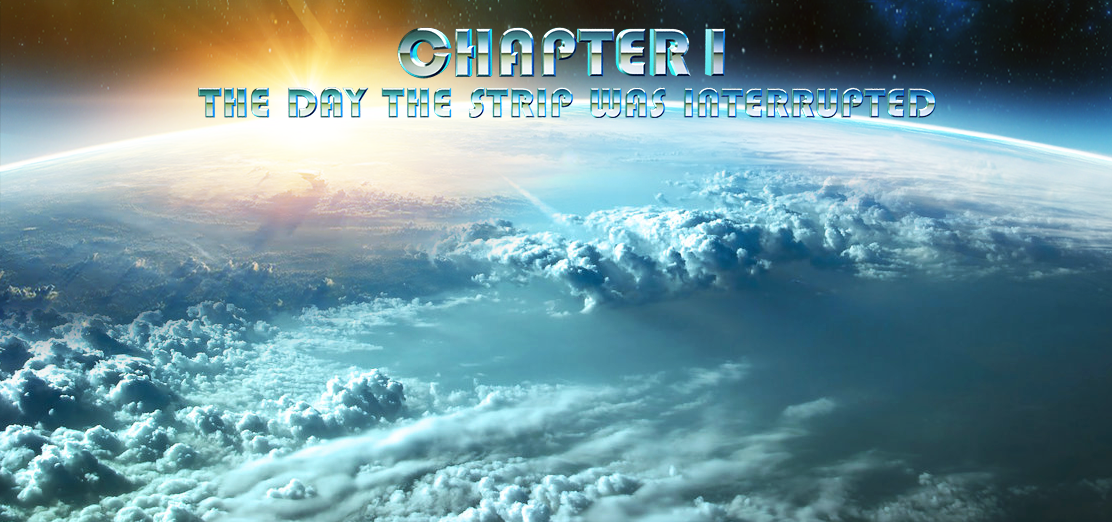
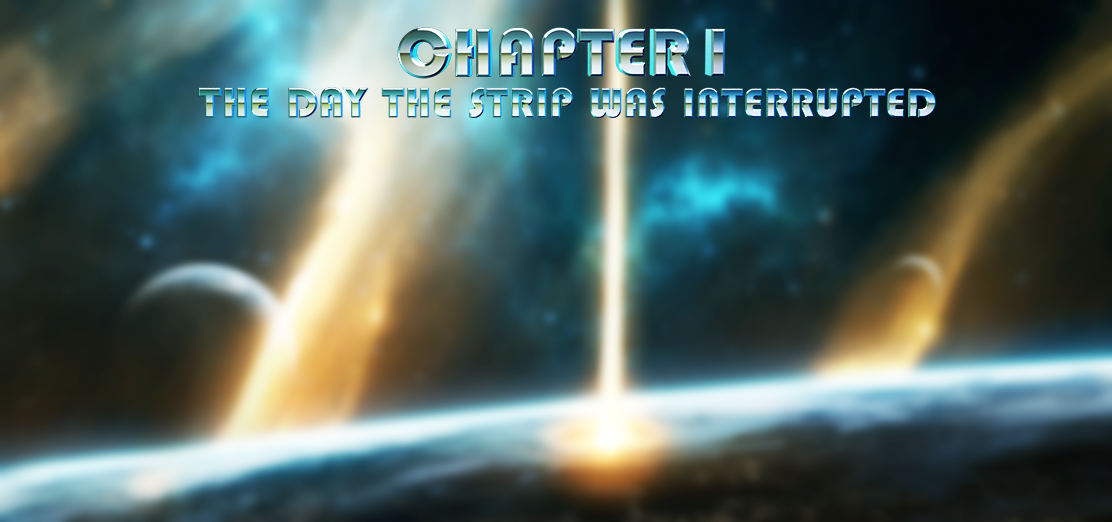
Revision of a layered w=1112, h=522 image; what changed, layer by layer:
painted on "Background" over [0, 0, 1112, 522]
